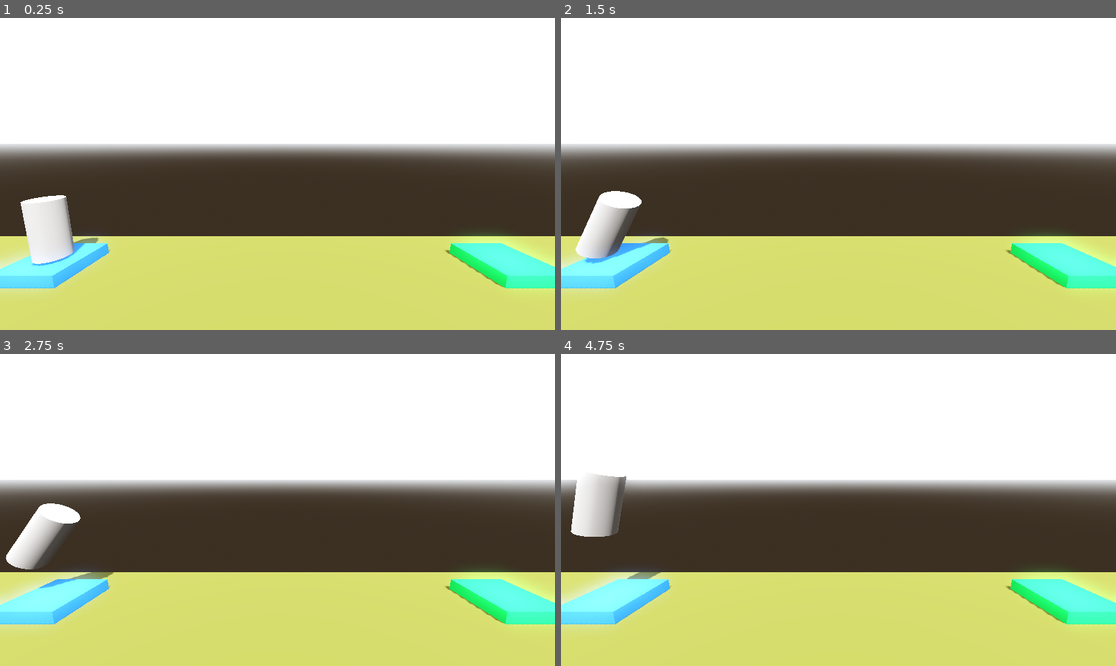
Above: before the commit, frames 1-4 (two rows, left to right).
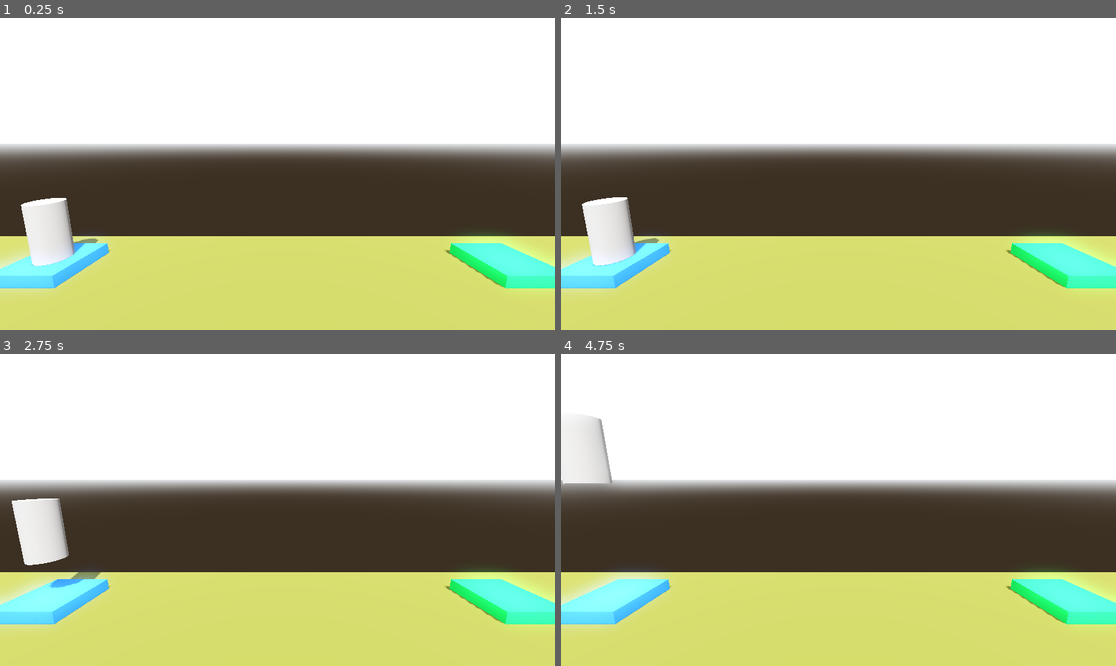
Above: after the commit, the same moments.

Repository: JoshCory1/rocket
Game: Godot game, scene res://Levels/level_1.tscn
Two runs of this game, one before a commit and one after it. Both use one fixed random seed, a clock stepped at 60 frames per second and the inputs below.
Inputs:
- Up to frame 1 (0.25 s): no input
- Up to frame 2 (1.5 s): tap Enter (ui_accept) at 0.5, 1.35 s; hold Right (ui_right) 0.53-1.28 s; hold Enter (ui_accept) 0.53-1.28 s; hold Left (ui_left) from 1.28 s (still down)
- Up to frame 3 (2.75 s): tap Enter (ui_accept) at 1.52, 1.82 s; release Left (ui_left) at 2.03 s; hold Right (ui_right) from 2.03 s (still down); hold Enter (ui_accept) from 2.03 s (still down)
- Up to frame 4 (4.75 s): release Enter (ui_accept) at 2.78 s; tap Enter (ui_accept) at 2.85, 3.02, 3.32, 4.35, 4.52 s; release Right (ui_right) at 3.53 s; hold Enter (ui_accept) 3.53-4.28 s; hold Left (ui_left) from 3.53 s (still down)

The runs differ from the first frame. In frame 1, 0.2% of the frame differs, in the area x 3-18%, y 56-80%; in frame 2, 1.7%; in frame 3, 1.9%; in frame 4, 2.2%, in the area x 0-19%, y 20-73%.

Commit message:
update movement to local with basis.y

Diff:
--- a/Prefabs/Player.gd
+++ b/Prefabs/Player.gd
@@ -1,10 +1,10 @@
-extends Node3D
+extends RigidBody3D
 
 
 func _process(delta: float) -> void:
 	if Input.is_action_pressed("ui_accept"):
-		position.y += delta
-	if Input.is_action_pressed("ui_left"):
-		rotate_z(delta)
-	if Input.is_action_pressed("ui_right"):
-		rotate_z(-delta)
+		apply_central_force(basis.y * delta * 1000)
+	if Input.is_action_pressed("Left_A"):
+		apply_torque(Vector3(0.0, 0.0, 100.0 * delta))
+	if Input.is_action_pressed("Right_D"):
+		apply_torque(Vector3(0.0, 0.0, -100.0 * delta))
--- a/player.tscn
+++ b/player.tscn
@@ -1,11 +1,21 @@
-[gd_scene load_steps=3 format=3 uid="uid://eae5wuekvcv6"]
+[gd_scene load_steps=4 format=3 uid="uid://eae5wuekvcv6"]
 
 [ext_resource type="Script" path="res://Prefabs/Player.gd" id="1_tildh"]
 
 [sub_resource type="CylinderMesh" id="CylinderMesh_5cqnk"]
 
-[node name="Player" type="Node3D"]
+[sub_resource type="CylinderShape3D" id="CylinderShape3D_t52lq"]
+
+[node name="Player" type="RigidBody3D"]
+axis_lock_linear_z = true
+axis_lock_angular_x = true
+axis_lock_angular_y = true
+linear_damp = 1.0
+angular_damp = 3.0
 script = ExtResource("1_tildh")
 
 [node name="MeshInstance3D" type="MeshInstance3D" parent="."]
 mesh = SubResource("CylinderMesh_5cqnk")
+
+[node name="CollisionShape3D" type="CollisionShape3D" parent="."]
+shape = SubResource("CylinderShape3D_t52lq")
--- a/project.godot
+++ b/project.godot
@@ -14,3 +14,16 @@
 run/main_scene="res://Levels/level_1.tscn"
 config/features=PackedStringArray("4.1", "Forward Plus")
 config/icon="res://icon.svg"
+
+[input]
+
+Left_A={
+"deadzone": 0.5,
+"events": [Object(InputEventKey,"resource_local_to_scene":false,"resource_name":"","device":-1,"window_id":0,"alt_pressed":false,"shift_pressed":false,"ctrl_pressed":false,"meta_pressed":false,"pressed":false,"keycode":0,"physical_keycode":65,"key_label":0,"unicode":97,"echo":false,"script":null)
+]
+}
+Right_D={
+"deadzone": 0.5,
+"events": [Object(InputEventKey,"resource_local_to_scene":false,"resource_name":"","device":-1,"window_id":0,"alt_pressed":false,"shift_pressed":false,"ctrl_pressed":false,"meta_pressed":false,"pressed":false,"keycode":0,"physical_keycode":68,"key_label":0,"unicode":100,"echo":false,"script":null)
+]
+}
